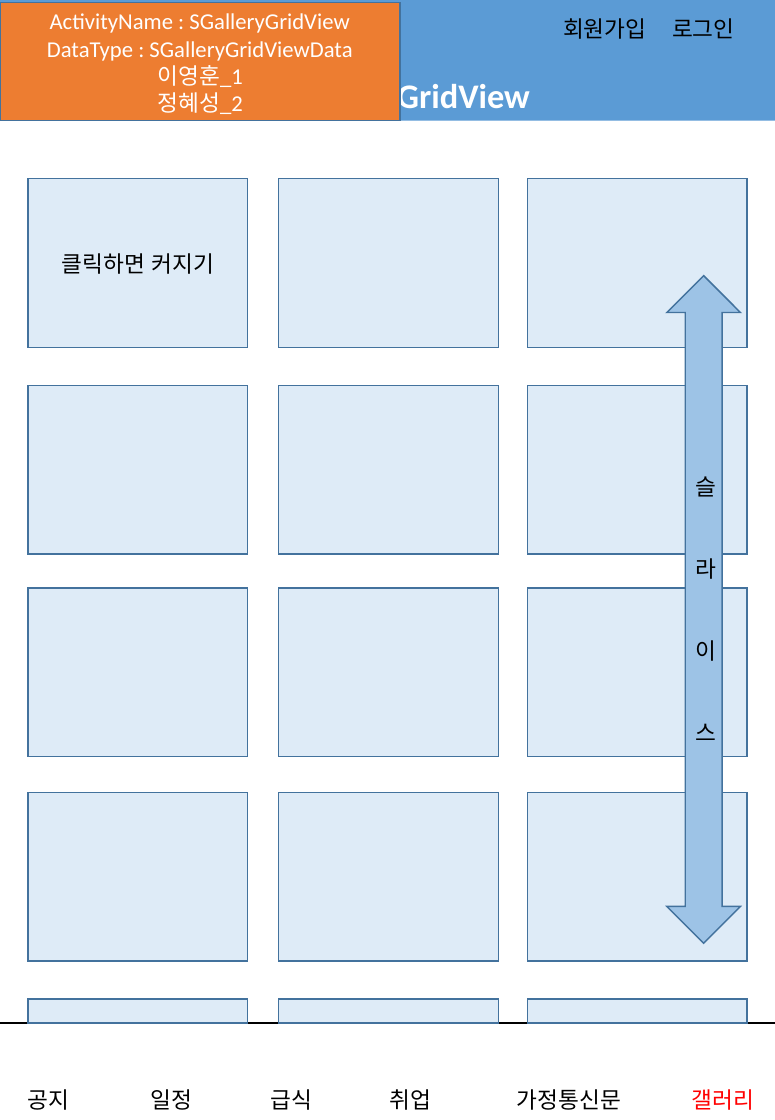
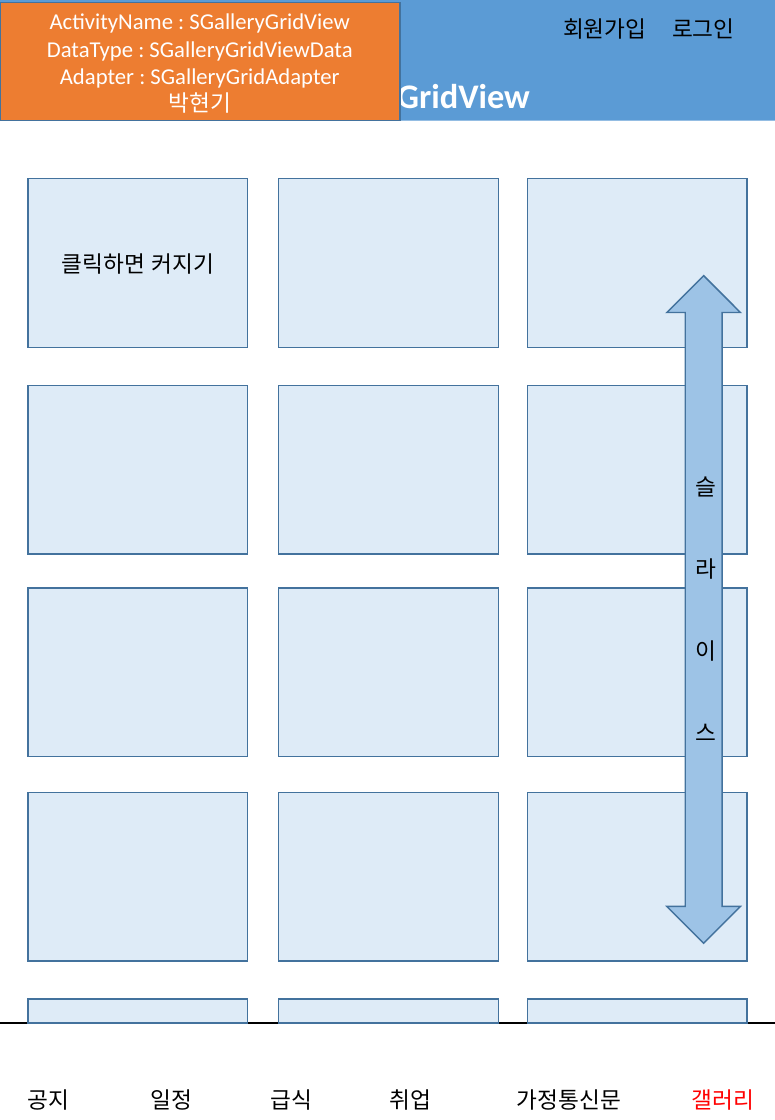
Before and after one commit to jungho-shin/SIHSchool, a slide deck: slide 11 of app/src/main/assets/어플_스토리보드.pptx. Drawn at 775x1120 pixels with LibreOffice and Linux fonts; fonts in the diff are those of the drawing. Boxes give left, top, right and bottom in pixels: in the first picture for what was removed or moved away, otherwise in the second. Text is boxed around its words. In the diff, an @@ line names an element or a change of style, - is before the commit and + after.

```diff
--- a/app/src/main/assets/어플_스토리보드.pptx
+++ b/app/src/main/assets/어플_스토리보드.pptx
@@ text in rectangle at bbox=[60, 68, 339, 113]: text changed @@
-이영훈_1
-정혜성_2
+Adapter : SGalleryGridAdapter
+박현기
```
Also in this commit, not shown: 11 other slides changed.
